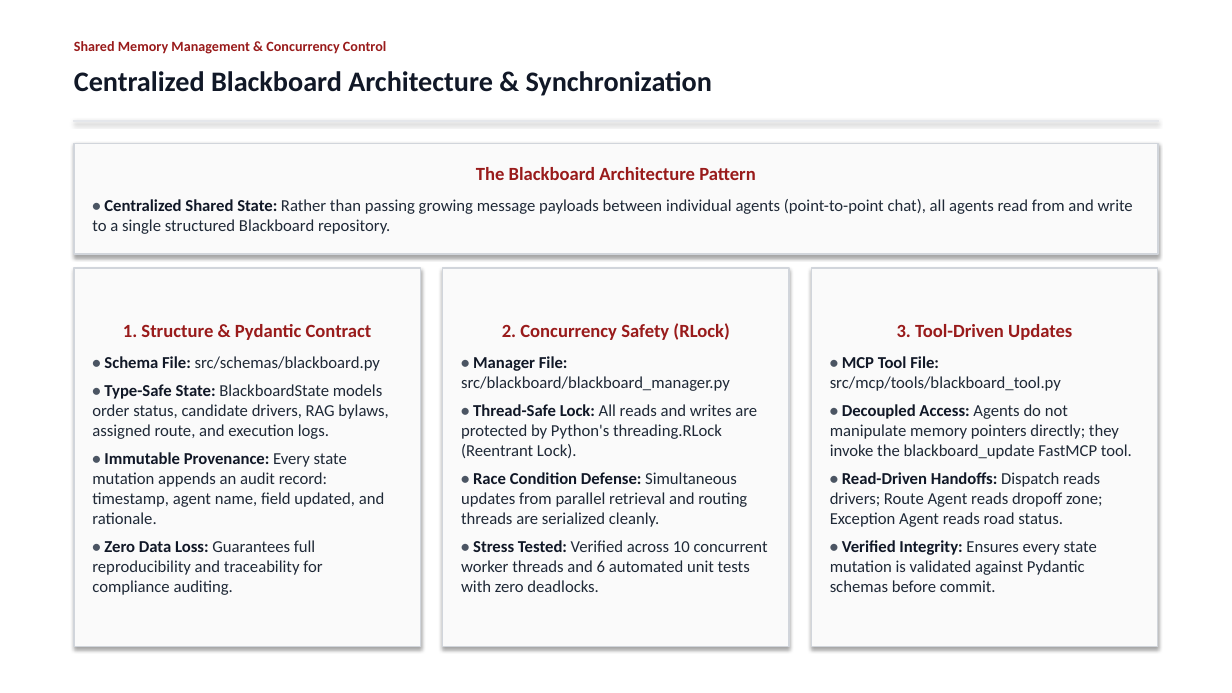
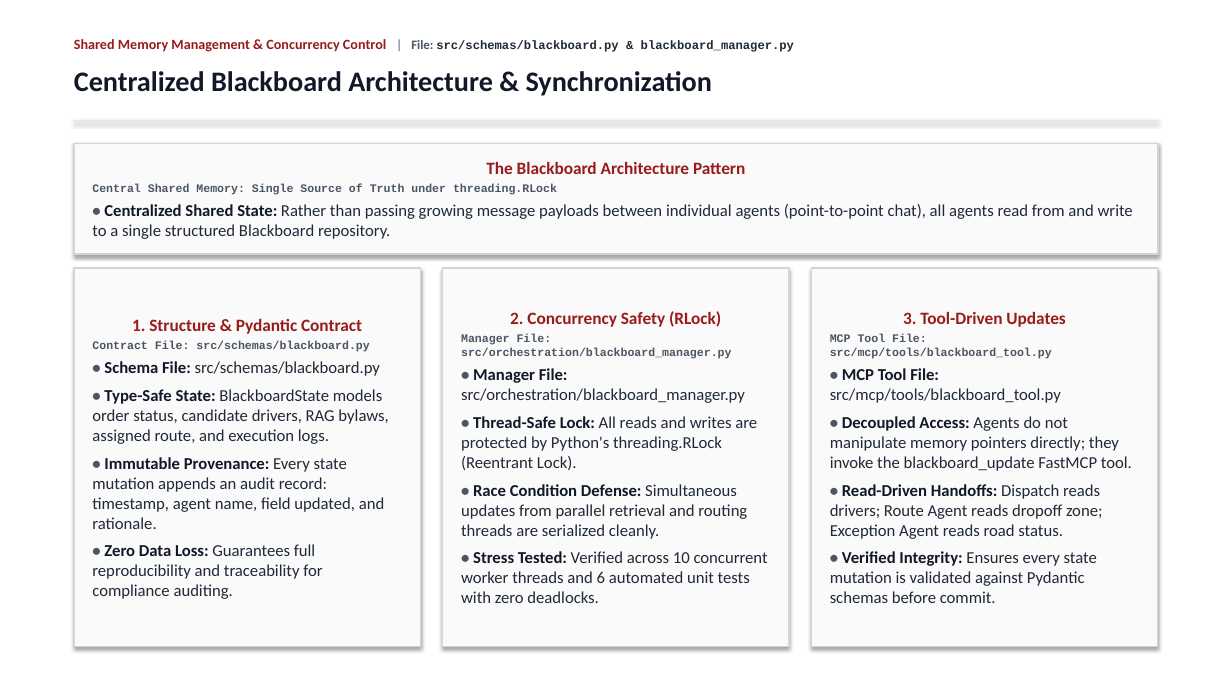
Before and after one commit to Akshat5091/DeliveryFleet-MAS, a slide deck: slide 9 of Eval 2 Documents/DeliveryFleet_MAS_Evaluation2_Master_Presentation.pptx. Drawn at 1232x693 pixels with LibreOffice and Linux fonts; fonts in the diff are those of the drawing. Boxes give left, top, right and bottom in pixels: in the first picture for what was removed or moved away, otherwise in the second. Text is boxed around its words. In the diff, an @@ line names an element or a change of style, - is before the commit and + after.

Commit message:
feat(presentation): embed exact source file paths across all 24 slides in header and cards

```diff
--- a/Eval 2 Documents/DeliveryFleet_MAS_Evaluation2_Master_Presentation.pptx
+++ b/Eval 2 Documents/DeliveryFleet_MAS_Evaluation2_Master_Presentation.pptx
@@ text at (x1=74, y1=39, x2=794, y2=52): text changed; size 11 to 9.5 pt; text colour #991B1B to #1F2937 @@
-Shared Memory Management & Concurrency Control
+Shared Memory Management & Concurrency Control | File: src/schemas/blackboard.py & blackboard_manager.py
@@ text in rectangle at (x1=486, y1=162, x2=745, y2=174): size 14.5 to 13.5 pt in "The Blackboard Architecture Pattern"; less space between paragraphs @@
@@ text in rectangle at (x1=92, y1=184, x2=557, y2=195): paragraph added @@
+Central Shared Memory: Single Source of Truth under threading.RLock
@@ text in rectangle at (x1=132, y1=319, x2=362, y2=334): size 14.5 to 13.5 pt in "1. Structure & Pydantic Contract"; less space between paragraphs @@
@@ text in rectangle at (x1=510, y1=311, x2=721, y2=327): size 14.5 to 13.5 pt in "2. Concurrency Safety (RLock)"; less space between paragraphs @@
@@ text in rectangle at (x1=903, y1=312, x2=1065, y2=327): size 14.5 to 13.5 pt in "3. Tool-Driven Updates"; less space between paragraphs @@
@@ text in rectangle at (x1=92, y1=341, x2=369, y2=352): paragraph added @@
+Contract File: src/schemas/blackboard.py
@@ text in rectangle at (x1=461, y1=334, x2=745, y2=403): text changed; text colour #1F2937 to #4B5563; bold on @@
-• Manager File: src/blackboard/blackboard_manager.py
+Manager File: src/orchestration/blackboard_manager.py
+• Manager File: src/orchestration/blackboard_manager.py
@@ text in rectangle at (x1=830, y1=334, x2=1052, y2=359): paragraph added @@
+MCP Tool File: src/mcp/tools/blackboard_tool.py
```
Also in this commit, not shown: 23 other slides changed, 8 other files.
